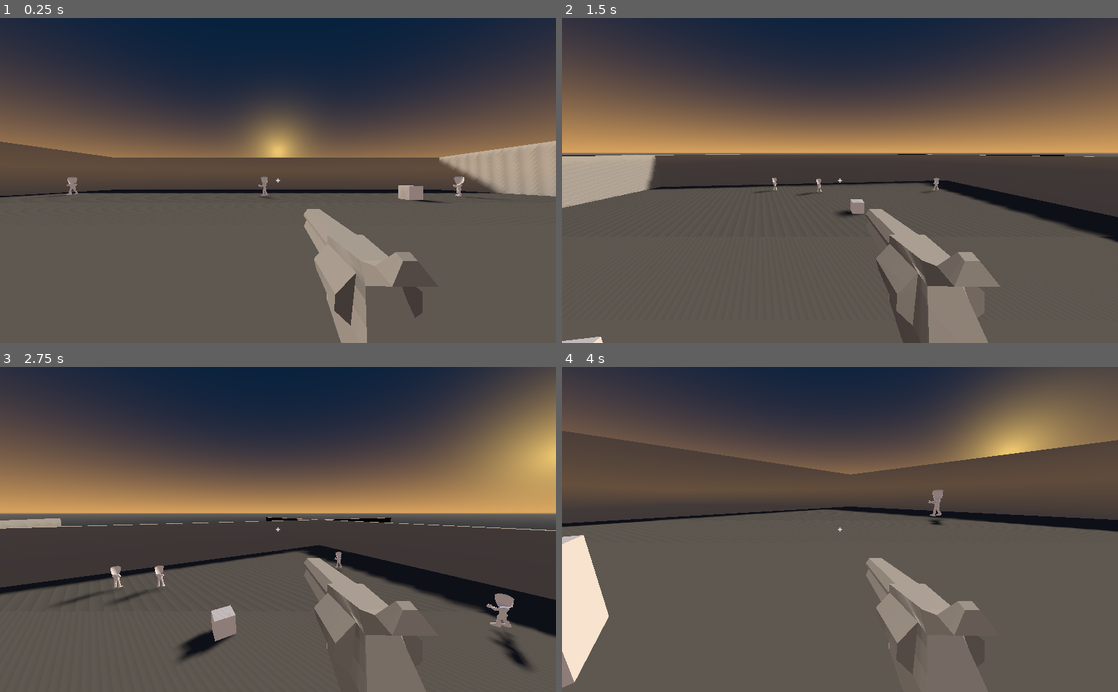
Above: before the commit, frames 1-4 (two rows, left to right).
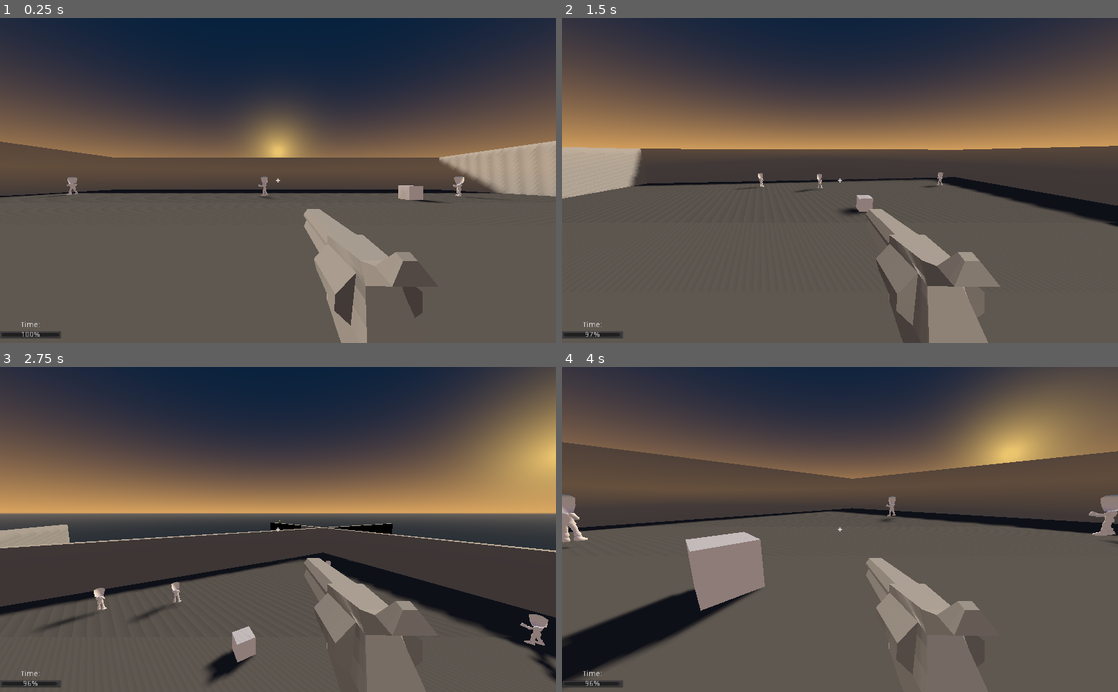
Above: after the commit, the same moments.

Repository: VPJPeltonen/GJL-Jam
Game: Godot game, scene res://Scenes/Levels/VPJTestScene.tscn
Two runs of this game, one before a commit and one after it. Both use one fixed random seed, a clock stepped at 60 frames per second and the inputs below. The project has no main scene, so this scene is started directly.
Inputs (mouse positions are in pixels of both pictures, inside the frame that each line leads up to):
- Up to frame 1 (0.25 s): no input
- Up to frame 2 (1.5 s): move the mouse to (962, 164) at 0.52 s; hold D (move_right) 0.53-1.28 s; click (962, 164) at 0.6 s; tap Space (jump) at 0.77 s; right-click (962, 164) at 0.8 s; move the mouse to (812, 180) at 1.27 s; hold W (move_forward) from 1.28 s (still down); right-click (812, 180) at 1.35 s
- Up to frame 3 (2.75 s): keep holding W (move_forward); tap Space (jump) at 1.52 s; click (250, 529) at 1.55 s; move the mouse to (289, 523) at 2.02 s; click (289, 523) at 2.1 s; right-click (289, 523) at 2.3 s
- Up to frame 4 (4 s): keep holding W (move_forward); move the mouse to (834, 536) at 2.77 s; right-click (834, 536) at 2.85 s; tap Space (jump) at 3.02, 3.77 s; click (834, 536) at 3.05 s; move the mouse to (878, 532) at 3.52 s; click (878, 532) at 3.6 s; right-click (878, 532) at 3.8 s

The runs differ from the first frame. In frame 1, 0.2% of the frame differs, in the area x 0-11%, y 93-99%; in frame 2, 6.1%; in frame 3, 11%; in frame 4, 13%, in the area x 0-100%, y 19-99%.

Commit message:
basic bullet time

Diff:
--- a/Scenes/Levels/VPJTestScene.tscn
+++ b/Scenes/Levels/VPJTestScene.tscn
@@ -6,6 +6,7 @@
 [ext_resource path="res://Scenes/Guns/Revolver.tscn" type="PackedScene" id=4]
 [ext_resource path="res://Scenes/Effects/Bullet.tscn" type="PackedScene" id=5]
 [ext_resource path="res://Scenes/Props/Wall.tscn" type="PackedScene" id=6]
+[ext_resource path="res://Scripts/Controllers/UIController.gd" type="Script" id=7]
 
 [sub_resource type="CapsuleMesh" id=3]
 
@@ -183,6 +184,7 @@
 [node name="UI" type="Control" parent="."]
 anchor_right = 1.0
 anchor_bottom = 1.0
+script = ExtResource( 7 )
 __meta__ = {
 "_edit_use_anchors_": false
 }
@@ -214,6 +216,26 @@
 __meta__ = {
 "_edit_use_anchors_": false
 }
+
+[node name="Time" type="VBoxContainer" parent="UI"]
+anchor_top = 1.0
+anchor_bottom = 1.0
+margin_top = -40.0
+margin_right = 113.0
+__meta__ = {
+"_edit_use_anchors_": false
+}
+
+[node name="Label" type="Label" parent="UI/Time"]
+margin_right = 113.0
+margin_bottom = 14.0
+text = "Time:"
+align = 1
+
+[node name="Bar" type="ProgressBar" parent="UI/Time"]
+margin_top = 18.0
+margin_right = 113.0
+margin_bottom = 32.0
 [connection signal="body_entered" from="Player/Feet" to="Player" method="_on_Feet_body_entered"]
 [connection signal="body_exited" from="Player/Feet" to="Player" method="_on_Feet_body_exited"]
 [connection signal="timeout" from="Player/ReloadTimer" to="Player" method="_on_ReloadTimer_timeout"]
--- a/Scripts/Controllers/PlayerController.gd
+++ b/Scripts/Controllers/PlayerController.gd
@@ -19,6 +19,12 @@
 var reloaded = true
 var move_state = "stand"
 
+var current_time = 100
+var max_time = 100
+var bullet_time_toggled = false
+
+onready var UI = get_parent().get_node("UI")
+
 func _input(event):
 	if frozen:
 		return
@@ -33,18 +39,39 @@
 			$Head/Camera.rotate_x(deg2rad(-x_delta))
 			camera_x_rotation += x_delta
 
+func _process(delta):
+	UI.update_time_meter(current_time)
+	if bullet_time_toggled:
+		current_time -= 100*delta
+	else:
+		current_time += 5*delta
+	if current_time <= 0:
+		toggle_bullet_time(false)
+
 func _physics_process(delta):
 	move_state = "stand"
 	if frozen:
 		return
 	var space_state = get_world().direct_space_state
+	if Input.is_action_just_pressed("shoot") and reloaded:
+		shoot()
+	if Input.is_action_just_pressed("toggle_bullet_time"):
+		if bullet_time_toggled:
+			toggle_bullet_time(false)
+		elif current_time > 0:
+			toggle_bullet_time(true)
+	movement(delta)
 
-	if Input.is_action_just_pressed("shoot") and reloaded:
-		#$Head/Camera/Gun.shoot()
-		shoot()
+func toggle_bullet_time(toggle):
+	if !toggle:
+		bullet_time_toggled = false
+		Engine.set_time_scale(1)
+	else:
+		bullet_time_toggled = true
+		Engine.set_time_scale(0.1)
 
+func movement(delta):
 	var head_basis = $Head.get_global_transform().basis
-
 	var direction = Vector3()
 	var walking = false
 	if Input.is_action_pressed("move_forward"):
--- /dev/null
+++ b/Scripts/Controllers/UIController.gd
@@ -0,0 +1,14 @@
+extends Control
+
+
+# Declare member variables here. Examples:
+# var a = 2
+# var b = "text"
+
+
+# Called when the node enters the scene tree for the first time.
+func _ready():
+	pass # Replace with function body.
+
+func update_time_meter(time):
+	$Time/Bar.value = time
--- a/project.godot
+++ b/project.godot
@@ -58,6 +58,11 @@
 "events": [ Object(InputEventMouseButton,"resource_local_to_scene":false,"resource_name":"","device":0,"alt":false,"shi …(212 unchanged characters)…
  ]
 }
+toggle_bullet_time={
+"deadzone": 0.5,
+"events": [ Object(InputEventMouseButton,"resource_local_to_scene":false,"resource_name":"","device":0,"alt":false,"shift":false,"control":false,"meta":false,"command":false,"button_mask":0,"position":Vector2( 0, 0 ),"global_position":Vector2( 0, 0 ),"factor":1.0,"button_index":2,"pressed":false,"doubleclick":false,"script":null)
+ ]
+}
 
 [rendering]
 
Not shown: 1 places in Scenes/Levels/VPJTestScene.tscn that only renumber resources
